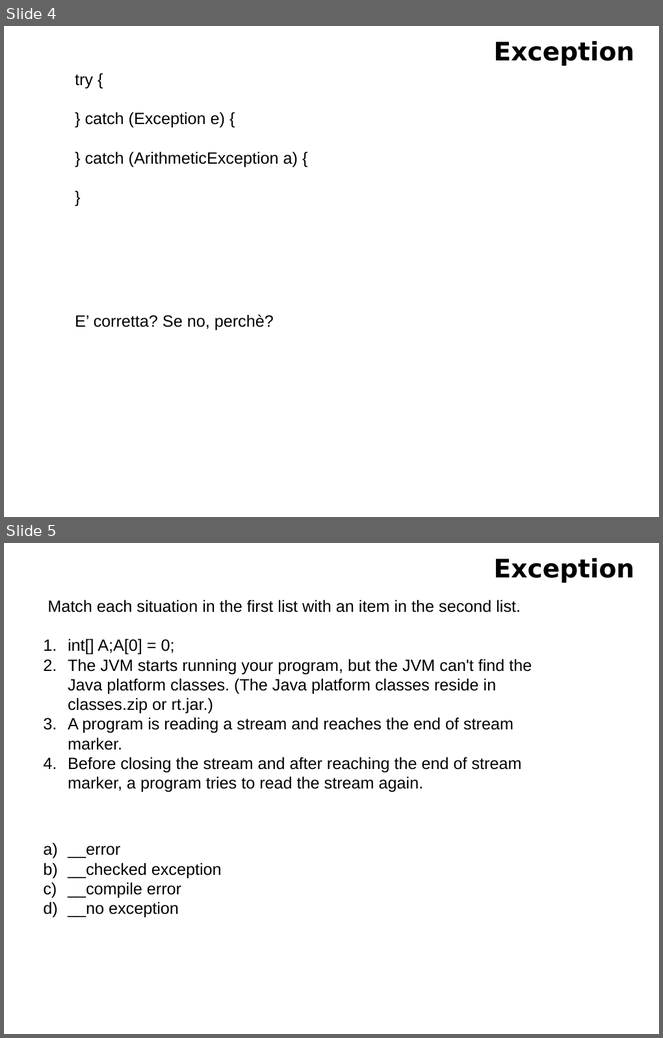
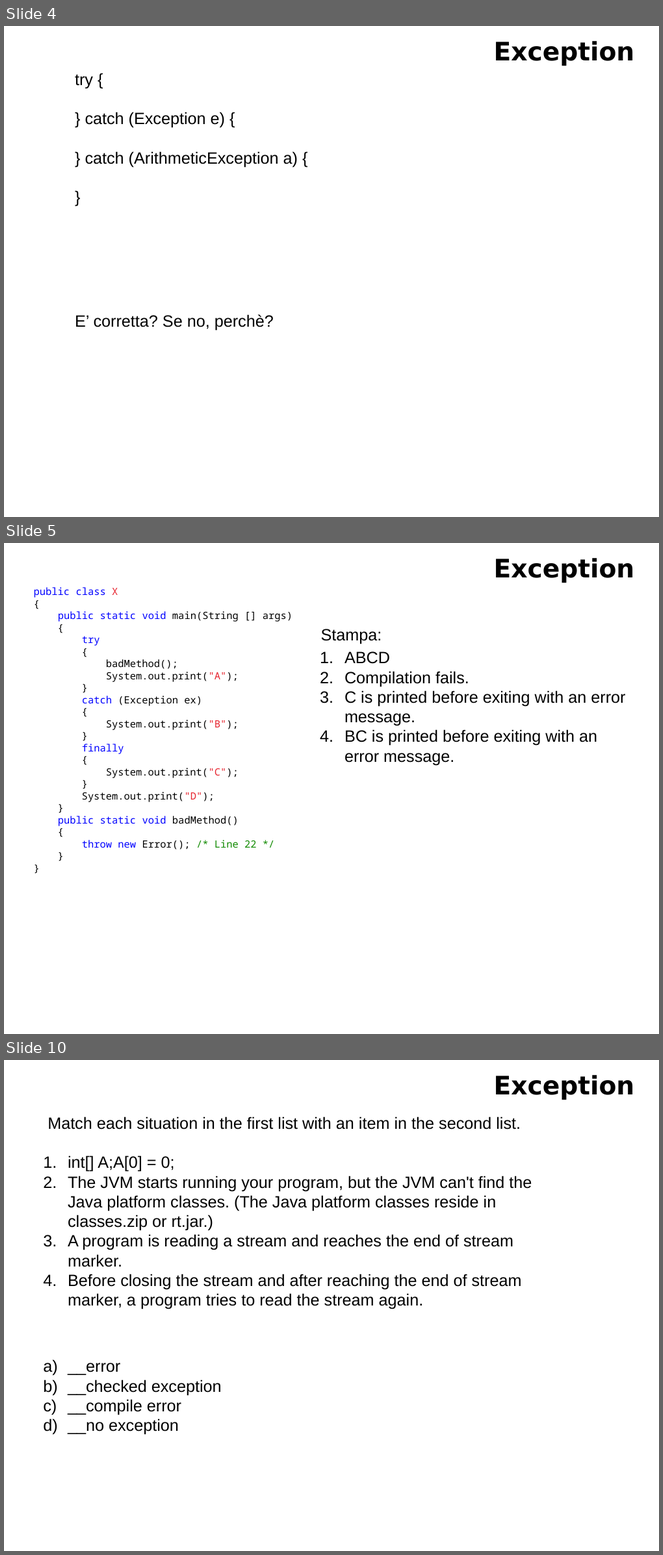
Before and after one commit to fgaudenzi/lezioni, a slide deck: lez 14/ex.pptx. Shown one above the other, each under a label of ours: slides 4 and 5 before the commit, slides 4, 5 and 10 after it; the slides between them are not shown. The pictures are 663x1038 and 663x1555 pixels, drawn with LibreOffice and Linux fonts; fonts in the diff are those of the drawing. Boxes give left, top, right and bottom in pixels: in the first picture for what was removed or moved away, otherwise in the second. Text is boxed around its words. In the diff, an @@ line names an element or a change of style, - is before the commit and + after.

```diff
--- a/lez 14/ex.pptx
+++ b/lez 14/ex.pptx
@@ slide 5 added at (x1=4, y1=543, x2=659, y2=1034), background #FFFFFF @@
@@ title added at (x1=494, y1=558, x2=635, y2=583), 28 pt, text #000000, bold @@
+Exception
@@ text added at (x1=34, y1=587, x2=293, y2=850), 11 pt, text #000000 @@
+public class X
+{
+public static void main(String [] args)
+{
+try
+{
+badMethod();
+System.out.print("A");
+}
+catch (Exception ex)
+{
+System.out.print("B");
+}
+finally
+{
+System.out.print("C");
+}
+System.out.print("D");
+}
+public static void badMethod()
+{
+throw new Error(); /* Line 22 */
+}
+}
@@ text added at (x1=321, y1=629, x2=382, y2=644), 18 pt, text #000000 @@
+Stampa:
@@ text added at (x1=345, y1=652, x2=625, y2=765), 18 pt, text #000000 @@
+1. ABCD
+2. Compilation fails.
+3. C is printed before exiting with an error message.
+4. BC is printed before exiting with an error message.
@@ what was slide 5 is now slide 10 @@
```
Also in this commit, not shown: 2 slides changed, 4 other slides added, 1 other file.
